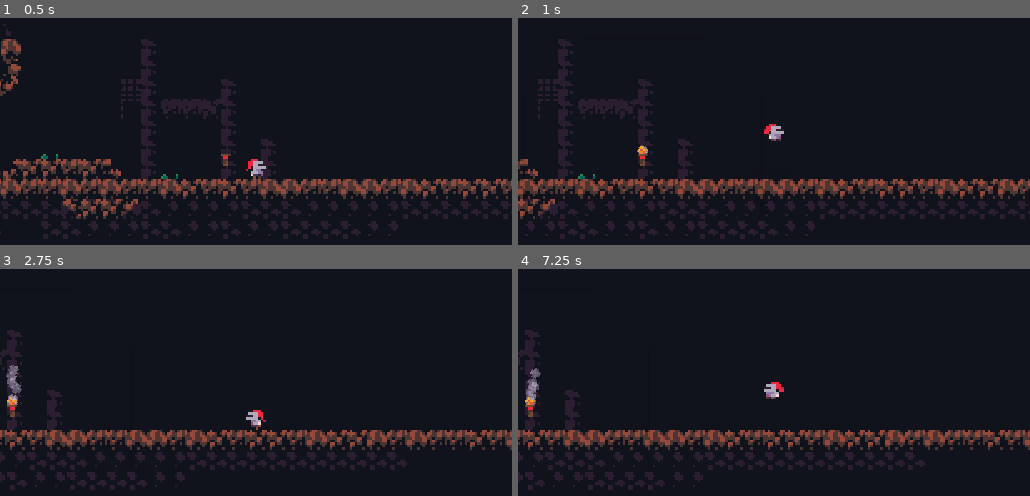
Above: before the commit, frames 1-4 (two rows, left to right).
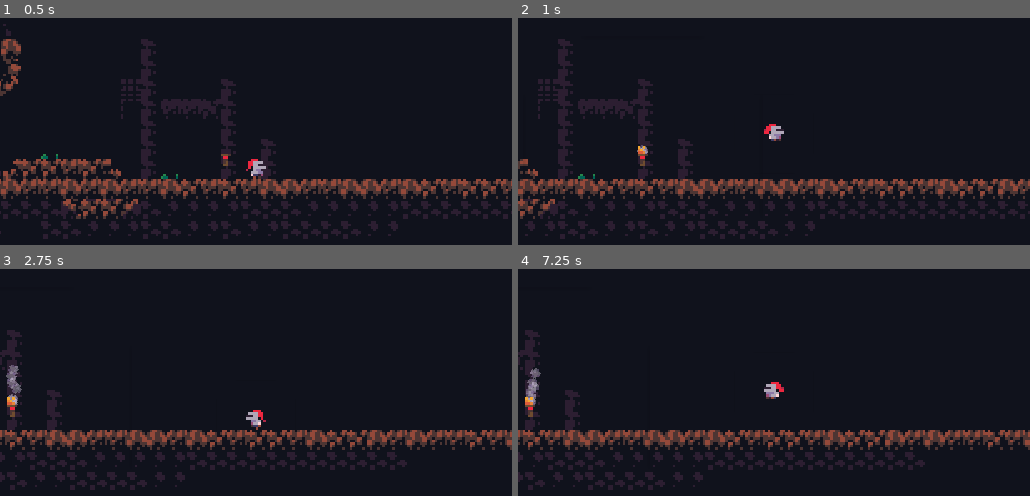
Above: after the commit, the same moments.

Repository: 8by4/solo1
Game: Godot game, scene res://Scenes/test.tscn
The game is run twice, just before and just after one commit, with the same random seed, the same clock (stepped at 60 frames per second) and the same inputs.
Inputs:
- Up to frame 1 (0.5 s): no input
- Up to frame 2 (1 s): tap Enter at 0.5 s; hold D (right) from 0.53 s (still down); tap E (interaction) at 0.6 s; tap W (jump) at 0.77 s
- Up to frame 3 (2.75 s): tap E (interaction) at 1.35, 2.1 s; tap W (jump) at 1.52 s; release D (right) at 2.03 s; hold A (left) from 2.03 s (still down)
- Up to frame 4 (7.25 s): release A (left) at 2.78 s; hold D (right) 2.78-4.28 s; tap E (interaction) every 0.75 s from 2.85 to 6.6 s; tap W (jump) at 3.02, 3.77, 4.52, 6.02, 6.77 s; hold A (left) 4.28-5.03 s; hold D (right) 5.03-5.78 s; hold A (left) from 5.78 s (still down)

Frame 1 is identical in both runs. In frame 2, less than 0.1% of the frame differs, in the area x 23-26%, y 56-60%; in frame 3, less than 0.1%, in the area x 1-4%, y 56-60%; in frame 4, less than 0.1%.

Commit message:
torch anim

Diff:
--- a/Scenes/torch.tscn
+++ b/Scenes/torch.tscn
@@ -1,21 +1,95 @@
-[gd_scene load_steps=7 format=3 uid="uid://csnmm7j1ccbye"]
+[gd_scene load_steps=12 format=3 uid="uid://csnmm7j1ccbye"]
 
-[ext_resource type="Texture2D" uid="uid://bu1mgn26dbenk" path="res://Sprites/torch.png" id="1_bwm4r"]
 [ext_resource type="Script" path="res://Scripts/torch.gd" id="1_rttkp"]
 [ext_resource type="Texture2D" uid="uid://bmjppkso3natm" path="res://Sprites/lightning/lightingAnim/light01.png" id="2_fbqnr"]
+[ext_resource type="Texture2D" uid="uid://b1l7jpx8tcbe6" path="res://Sprites/torchanim.png" id="2_yjb5v"]
 [ext_resource type="Texture2D" uid="uid://d3ev7fv0vbuu5" path="res://Sprites/smoke.png" id="4_7ce54"]
 [ext_resource type="Script" path="res://Scripts/Smoke.gd" id="5_clt8e"]
 
 [sub_resource type="CircleShape2D" id="CircleShape2D_vn03j"]
 radius = 11.0
 
+[sub_resource type="Animation" id="Animation_td3yq"]
+resource_name = "extinguished"
+length = 0.1
+loop_mode = 1
+tracks/0/type = "value"
+tracks/0/imported = false
+tracks/0/enabled = true
+tracks/0/path = NodePath("Sprite2D:frame")
+tracks/0/interp = 1
+tracks/0/loop_wrap = true
+tracks/0/keys = {
+"times": PackedFloat32Array(0),
+"transitions": PackedFloat32Array(1),
+"update": 1,
+"values": [0]
+}
+
+[sub_resource type="Animation" id="Animation_m2aos"]
+length = 0.001
+tracks/0/type = "value"
+tracks/0/imported = false
+tracks/0/enabled = true
+tracks/0/path = NodePath("Sprite2D:frame")
+tracks/0/interp = 1
+tracks/0/loop_wrap = true
+tracks/0/keys = {
+"times": PackedFloat32Array(0),
+"transitions": PackedFloat32Array(1),
+"update": 1,
+"values": [0]
+}
+
+[sub_resource type="Animation" id="Animation_gpkwc"]
+resource_name = "ignite"
+length = 0.4
+tracks/0/type = "value"
+tracks/0/imported = false
+tracks/0/enabled = true
+tracks/0/path = NodePath("Sprite2D:frame")
+tracks/0/interp = 1
+tracks/0/loop_wrap = true
+tracks/0/keys = {
+"times": PackedFloat32Array(0, 0.1, 0.2, 0.3),
+"transitions": PackedFloat32Array(1, 1, 1, 1),
+"update": 1,
+"values": [1, 2, 3, 4]
+}
+
+[sub_resource type="Animation" id="Animation_m0ugv"]
+resource_name = "torchOn"
+length = 0.4
+loop_mode = 1
+tracks/0/type = "value"
+tracks/0/imported = false
+tracks/0/enabled = true
+tracks/0/path = NodePath("Sprite2D:frame")
+tracks/0/interp = 1
+tracks/0/loop_wrap = true
+tracks/0/keys = {
+"times": PackedFloat32Array(0, 0.1, 0.2, 0.3),
+"transitions": PackedFloat32Array(1, 1, 1, 1),
+"update": 1,
+"values": [4, 5, 6, 7]
+}
+
+[sub_resource type="AnimationLibrary" id="AnimationLibrary_3e8dj"]
+_data = {
+"RESET": SubResource("Animation_m2aos"),
+"extinguished": SubResource("Animation_td3yq"),
+"ignite": SubResource("Animation_gpkwc"),
+"torchOn": SubResource("Animation_m0ugv")
+}
+
 [node name="Torch" type="Node2D"]
 z_index = -1
 script = ExtResource("1_rttkp")
 
 [node name="Sprite2D" type="Sprite2D" parent="."]
-texture = ExtResource("1_bwm4r")
-hframes = 2
+texture = ExtResource("2_yjb5v")
+hframes = 4
+vframes = 2
 
 [node name="InteractionArea" type="Area2D" parent="."]
 visible = false
@@ -51,4 +125,9 @@
 angle_max = 87.3
 script = ExtResource("5_clt8e")
 
+[node name="AnimationPlayer" type="AnimationPlayer" parent="."]
+libraries = {
+"": SubResource("AnimationLibrary_3e8dj")
+}
+
 [connection signal="body_entered" from="InteractionArea" to="." method="_on_interaction_area_body_entered"]
--- a/Scripts/torch.gd
+++ b/Scripts/torch.gd
@@ -6,7 +6,8 @@
 	# torch activation
 	if active == true:
 		if Input.is_action_just_pressed("interaction"):
-			$Sprite2D.frame = 1
+			$AnimationPlayer.play("ignite")
+			$AnimationPlayer.play("")
 			$Lighting.texture_scale = 3
 			$Smoke.visible = true
 func _on_interaction_area_body_entered(body):
Binary file added: Sprites/torchanim.png
Not shown, added: Sprites/torchanim.png.import
